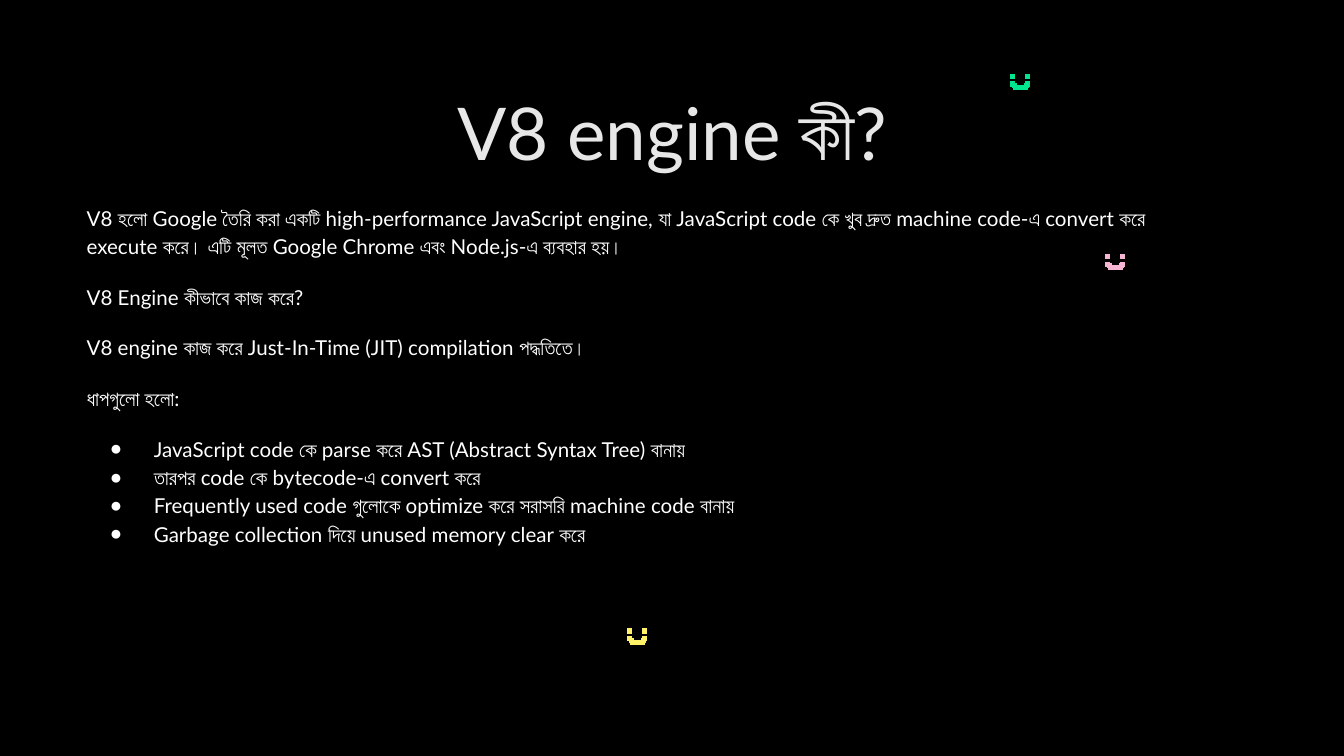
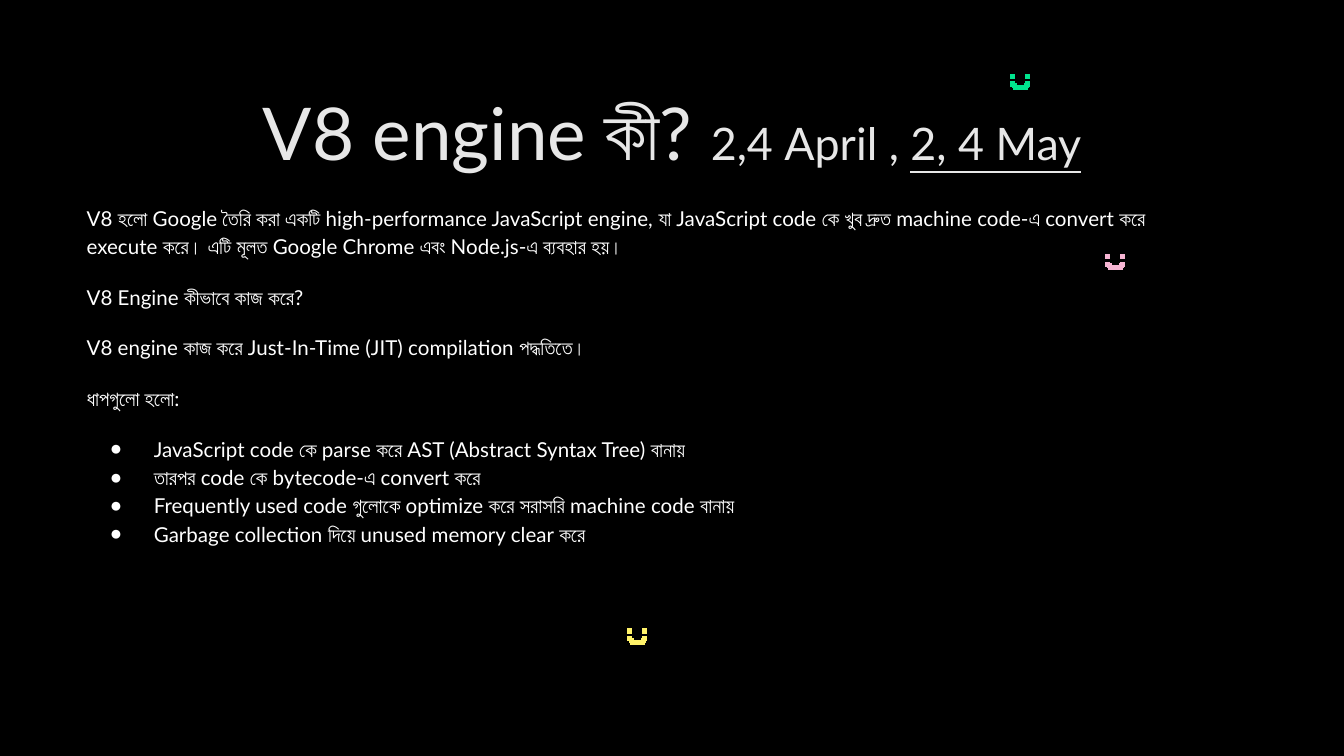
Before and after one commit to nabila-nuzhat/class-js, a slide deck: slide 3 of Interview Question JavaScript_HIGHLIGHTED.pptx. Drawn at 1344x756 pixels with LibreOffice and Linux fonts; fonts in the diff are those of the drawing. Boxes give left, top, right and bottom in pixels: in the first picture for what was removed or moved away, otherwise in the second. Text is boxed around its words. In the diff, an @@ line names an element or a change of style, - is before the commit and + after.

```diff
--- a/Interview Question JavaScript_HIGHLIGHTED.pptx
+++ b/Interview Question JavaScript_HIGHLIGHTED.pptx
@@ title at (263,103,1082,174): text changed; size 39 to 24 pt @@
-V8 engine কী?
+V8 engine কী? 2,4 April , 2, 4 May
```
Also in this commit, not shown: 18 other slides changed, 1 slide removed.
